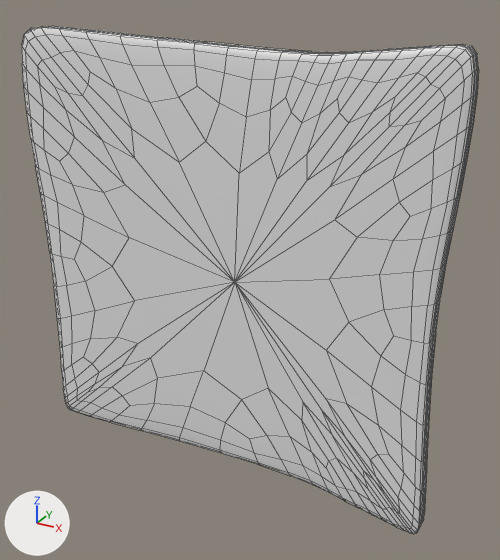
An edit to the Blender file Resources/Gold.blend, drawn before and after from the same camera.
Both versions are drawn from a 50 mm camera at (33.0, -54.4, 27.1) aimed at (2.0, 2.1, -1.2). Arrows for +X, +Y and +Z are at lower left; the lights stay in place. Mesh edges are drawn as thin lines.
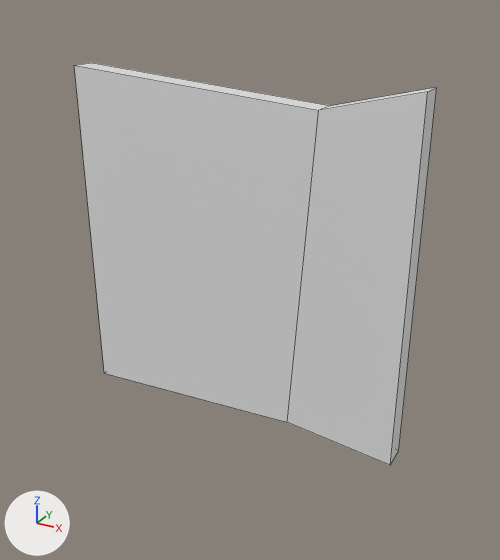
What changed in the scene script:
```text
Add mat_material_001:
    mat_material_001 = principled_material('Material.001')
    mat_material_001.base_color = (0.8, 0.8, 0.8)  # white #e7e7e7
Change me_cube:
    used by ob_cube; location = (0.1, 0.0, 0.0); rotation_euler = (1.571, 0.0, 0.0), in degrees (90, 0, 0); scale = (22.5, 22.7, -0.852)
    remove me_cube.from_pydata(...)  # 76 vertices, 59 faces; spans x -1.01..1.0, y -1.0..1.0, z -2.49..1.0
    remove me_cube.materials.append(mat_material)  # white #e7e7e7
    add me_cube.from_pydata(...)  # 12 vertices, 10 faces; spans x -1.0..1.0, y -1.0..1.0, z -1.0..1.0
    me_cube part 1
    72 vertices are removed from x -1.01..1.0, y -1.0..1.0, z -2.49..1.0
    59 faces are deleted
    8 vertices are added at x -1.0..1.0, y -1.0..1.0, z -1.0..0.88
    10 new faces join them
    me_cube part 2: the surface is now shaded flat
    add me_cube.materials.append(mat_material_001)  # white #e7e7e7
Change ob_cube:
    ob_cube.rotation_euler: (1.571, 0.0, 0.0) -> (0.0, 0.0, 0.0)  # degrees (90, 0, 0) -> degrees (0, 0, 0)
    remove _m = ob_cube.modifiers.new('Subdivision', 'SUBSURF')
    remove _m.levels = 3
    remove _m.render_levels = 3
    ob_cube.location: (0.1, 0.0, 0.0) -> (-0.5, 3.8, 0.0)
    ob_cube.scale: (22.5, 22.7, -0.852) -> (18.5, 1.38, 18.5)
```

What differs and where, as boxes (x1, y1, x2, y2) in the pictures (500 x 560 px):
'Cube', reshaped, moved, rescaled, turned, modifiers changed: before (22, 26, 479, 534); after (74, 63, 437, 465)
part 1 of me_cube, cut back: before (22, 26, 479, 534); after (74, 63, 437, 465)
